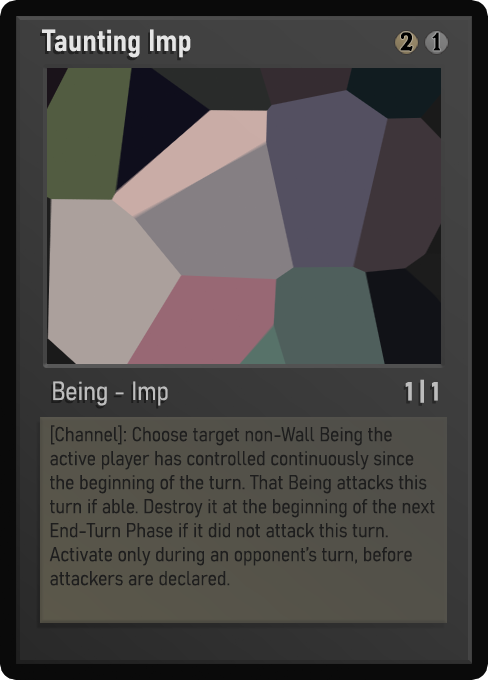
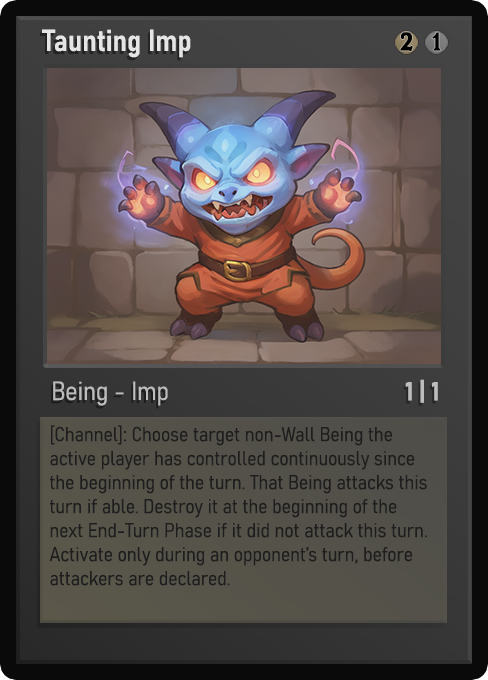
Comparing the layer stacks of the two 488×680 images. Changes:
painted on "Name" over (58, 35, 190, 57)
painted on "Class" over (53, 381, 168, 405)
painted on "Desc_small" over (50, 427, 435, 586)
painted on "Artwork" over (47, 68, 441, 364)
